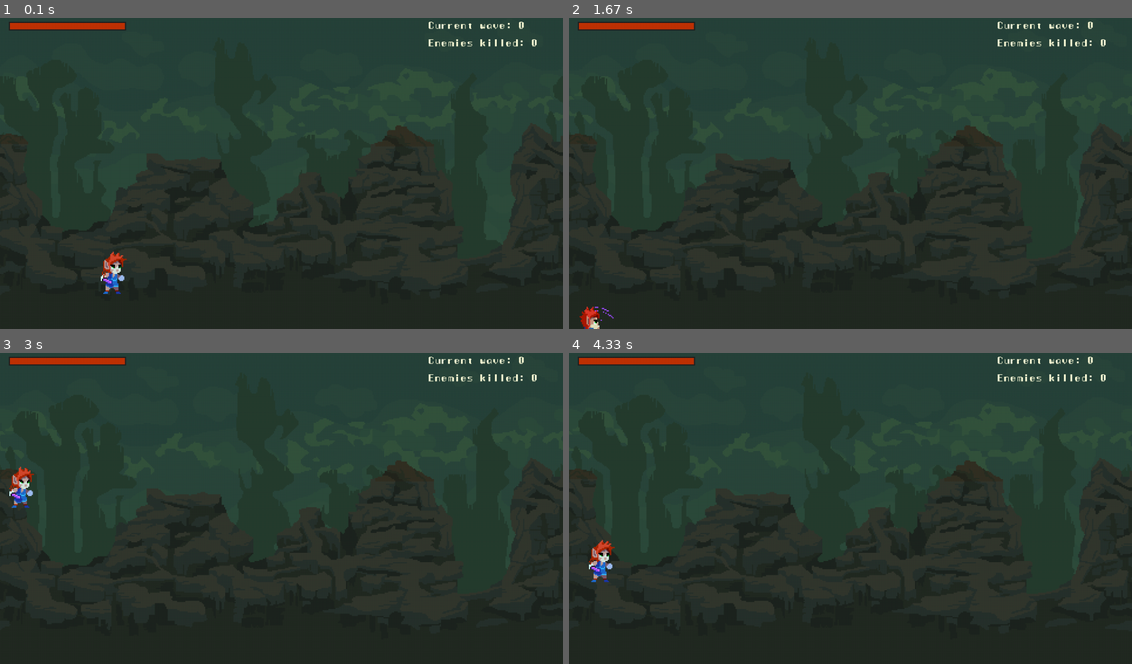
Above: before the commit, frames 1-4 (two rows, left to right).
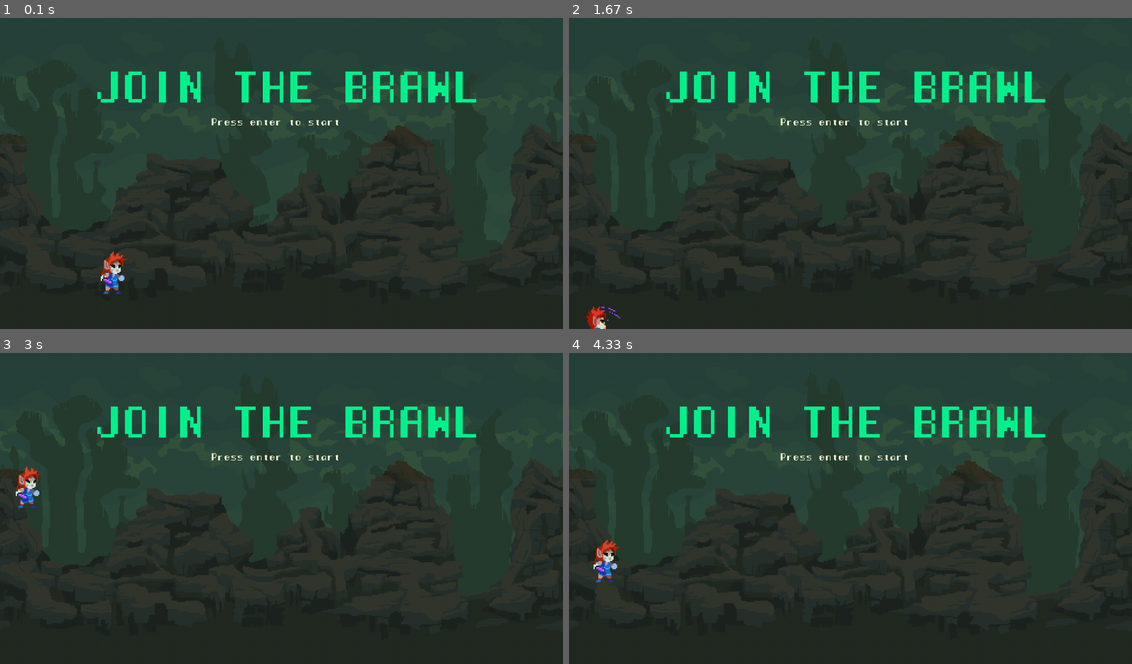
Above: after the commit, the same moments.

Repository: sabrunel/cavern-brawl-pygame
Game: pygame game, started from main.py
Same seed, same stepped clock (60 frames per second), same inputs: the game is played once before the commit and once after it.
Inputs:
- Up to frame 1 (0.1 s): no input
- Up to frame 2 (1.67 s): hold Q 0.33-0.87 s; tap D at 0.9 s; hold P from 1.23 s (still down)
- Up to frame 3 (3 s): release P at 1.77 s; tap Space at 1.8, 2.2, 2.5 s
- Up to frame 4 (4.33 s): tap Space at 3.1, 3.4, 3.53, 3.93, 4.23 s; tap D at 3.62 s

The runs differ from the first frame. In frame 1, 3.6% of the frame differs, in the area x 1-96%, y 1-35%; in frame 2, 3.9%; in frame 3, 4.1%, in the area x 1-96%, y 1-50%; in frame 4, 4.1%.

Commit message:
adding a cooldown to enemy damage and cleaning duplicated code

Diff:
--- a/enemy.py
+++ b/enemy.py
@@ -2,7 +2,6 @@
 import random
 
 # Settings and helper functions
-from settings import enemy_info
 from helper import draw_health_bar
 
 # Classes
@@ -10,31 +9,23 @@
 
 class Enemy(Fighter):
     def __init__(self, x, y, name, groups, attackable_sprites):
-        super().__init__(name, groups, attackable_sprites)
-
+        super().__init__(x, y, name, groups, attackable_sprites)
 
        # Characteristics
-        self.name = name
-        self.strength = enemy_info[self.name]["strength"]
-        self.max_hp = enemy_info[self.name]["max_hp"]
         self.hp = self.max_hp
         self.damage = self.strength + random.randint(-2,2)
 
-        # Movement
-        self.velocity = enemy_info[self.name]["velocity"]
-        self.direction = pygame.math.Vector2(0,0)
-
-        # Position and hitbox
-        self.start_pos = (x, y + enemy_info[self.name]["y_offset"])
-        self.rect.bottomleft = self.start_pos
-        self.hitbox = pygame.Rect((self.rect.left + enemy_info[self.name]["hitbox_left_offset"], self.rect.top + enemy_info[self.name]["hitbox_top_offset"]),enemy_info[self.name]["hitbox_size"])
-        self.player = attackable_sprites.sprite
-
         # Status
         self.can_attack = True
-        self.attack_time = 0
         self.attacking = False
         self.hit = False
+
+        # Attack cooldowns
+        self.attack_time = 0
+        self.damage_cooldown = 500
+
+        # Collision sprites
+        self.player = attackable_sprites.sprite
 
 
     def set_status(self):
@@ -45,12 +36,12 @@
             else:
                 self.action = 'Idle'
 
-            if self.can_attack and self.attacking:
+            if self.attacking:
                 self.action = 'Attack'
 
 
     def run(self):
-        self.hitbox.x += self.direction[0] * self.velocity
+        self.hurtbox.x += self.direction[0] * self.velocity
 
     def attack(self):
         self.attack_time = pygame.time.get_ticks()
@@ -58,52 +49,16 @@
         self.can_attack = False
 
     def check_direction(self): # enemies will move towards the player character
-        if self.hitbox.left > self.player.hitbox.right:
+        if self.hurtbox.left > self.player.hurtbox.right:
             self.direction[0] = -1
             self.faces_right = False
 
-        elif self.hitbox.right < self.player.hitbox.left:
+        elif self.hurtbox.right < self.player.hurtbox.left:
             self.direction[0] = 1
             self.faces_right = True
 
         else:
             self.direction[0] = 0
-
-
-    def animate(self):
-        # Move through the animation frames
-        if pygame.time.get_ticks() - self.update_time > self.animation_cooldown:
-            self.update_time = pygame.time.get_ticks()
-            self.frame_index += 1
-
-        # Make sure we don't go beyond the number of frames in the list
-        if self.frame_index >= len(self.animation_dict[self.action]):
-            if self.action == 'Death':
-                self.frame_index = len(self.animation_dict[self.action]) - 1
-                self.rect.size = (0,0)
-                self.hitbox.size = (0,0)
-
-            elif self.action == 'Hurt':
-                self.hit = False
-                self.frame_index = 0
-
-            elif self.action == 'Attack':
-                self.attacking = False
-                self.frame_index = 0
-
-            else:
-                self.frame_index = 0
-
-        image = self.animation_dict[self.action][self.frame_index]
-
-        if self.faces_right:
-            self.image = image
-            self.rect.left = self.hitbox.left - enemy_info[self.name]["hitbox_left_offset"]
-            self.rect.top = self.hitbox.top  - enemy_info[self.name]["hitbox_top_offset"]
-        else:
-            self.image = pygame.transform.flip(image, True, False)
-            self.rect.right = self.hitbox.right + enemy_info[self.name]["hitbox_left_offset"]
-            self.rect.top = self.hitbox.top - enemy_info[self.name]["hitbox_top_offset"]
 
     def draw_health(self, screen):
         if self.hp > 0:
@@ -111,7 +66,7 @@
 
             # Draw a rectangle with the desired dimensions for the healh tbar
             self.health_rect = pygame.Rect(0, 0, 50, 10)
-            self.health_rect.midbottom = self.hitbox.centerx, self.rect.bottom + 10
+            self.health_rect.midbottom = self.hurtbox.centerx, self.rect.bottom + 10
 
             # Draw the health bar on the surface
             draw_health_bar(screen, self.health_rect.bottomleft, self.health_rect.size, health_ratio)
--- a/fighter.py
+++ b/fighter.py
@@ -1,11 +1,11 @@
 import pygame
-from settings import character_animation_frames
+from settings import character_animation_frames, fighter_info
 
 
 
 # Fighter class
 class Fighter(pygame.sprite.Sprite):
-    def __init__(self, name, groups, attackable_sprites):
+    def __init__(self, x, y, name, groups, attackable_sprites):
         super().__init__(groups)
         self.name = name
 
@@ -17,6 +17,21 @@
 
         # Group setup
         self.attackable_sprites = attackable_sprites
+
+        # Core characteristics
+        self.strength = fighter_info[self.name]["strength"]
+        self.max_hp = fighter_info[self.name]["max_hp"]
+
+        # Movement
+        self.velocity = fighter_info[self.name]["velocity"]
+        self.direction = pygame.math.Vector2(0,0)
+
+        # Position and collisionboxes
+        self.start_pos = (x, y + fighter_info[self.name]["y_offset"])
+        self.rect.bottomleft = self.start_pos
+        self.hurtbox = pygame.Rect((self.rect.left + fighter_info[self.name]["hurtbox"][0], self.rect.top + fighter_info[self.name]["hurtbox"][1]),fighter_info[self.name]["hurtbox"][2])
+        self.hitbox = pygame.Rect((self.rect.left + fighter_info[self.name]["hitbox"][0], self.rect.top + fighter_info[self.name]["hitbox"][1]),fighter_info[self.name]["hitbox"][2])
+        self.faces_right = True
 
         # Creation time
         self.update_time = pygame.time.get_ticks()
@@ -47,3 +62,38 @@
         self.action = 'Death' # switch to death action
         self.frame_index = 0 # start at the beginning of the sequence
         self.update_time = pygame.time.get_ticks()
+        self.hurtbox.size = (0,0)
+        self.hitbox.size = (0,0)
+
+    def animate(self):
+            # Move through the animation frames
+            if pygame.time.get_ticks() - self.update_time > self.animation_cooldown:
+                self.update_time = pygame.time.get_ticks()
+                self.frame_index += 1
+
+            # Make sure we don't go beyond the number of frames in the list
+            if self.frame_index >= len(self.animation_dict[self.action]):
+                if self.action == 'Death':
+                    self.frame_index = len(self.animation_dict[self.action]) - 1
+
+                elif self.action == 'Hurt':
+                    self.hit = False
+                    self.frame_index = 0
+
+                else:
+                    self.frame_index = 0
+
+            image = self.animation_dict[self.action][self.frame_index]
+
+            if self.faces_right:
+                self.image = image
+                self.rect.left = self.hurtbox.left - fighter_info[self.name]["hurtbox"][0]
+                self.rect.top = self.hurtbox.top  - fighter_info[self.name]["hurtbox"][1]
+                self.hitbox.left = self.hurtbox.left + fighter_info[self.name]["hitbox"][0]
+                self.hitbox.top = self.hurtbox.top  + fighter_info[self.name]["hitbox"][1]
+            else:
+                self.image = pygame.transform.flip(image, True, False)
+                self.rect.right = self.hurtbox.right + fighter_info[self.name]["hurtbox"][0]
+                self.rect.top = self.hurtbox.top - fighter_info[self.name]["hurtbox"][1]
+                self.hitbox.right = self.hurtbox.right - fighter_info[self.name]["hitbox"][0]
+                self.hitbox.top = self.hurtbox.top + fighter_info[self.name]["hitbox"][1]
--- a/player.py
+++ b/player.py
@@ -2,7 +2,7 @@
 import random
 
 # Settings and helper functions
-from settings import PLAYER_MAX_HP, PLAYER_STRENGTH, GROUND_Y, WIDTH
+from settings import GROUND_Y, WIDTH
 from helper import draw_health_bar
 
 # Classes
@@ -11,26 +11,15 @@
 
 class Player(Fighter):
     def __init__(self, x, y, name, groups, attackable_sprites, collectible_sprites):
-        super().__init__(name, groups, attackable_sprites)
+        super().__init__(x, y, name, groups, attackable_sprites)
 
         # Characteristics
-        self.name = name
-        self.max_hp = PLAYER_MAX_HP
         self.hp = self.max_hp
-        self.strength = PLAYER_STRENGTH
         self.damage = self.strength + random.randint(-5,5)
 
-        # Movement
-        self.velocity = 6
+        # Vertical movement
         self.velocity_y = -20
         self.gravity = 0.9
-        self.direction = pygame.math.Vector2(0,0)
-        self.faces_right = True
-
-        # Position and hitbox
-        self.rect.bottomleft = (x,y)
-        self.hitbox = pygame.Rect((self.rect.left + 24, self.rect.top + 50), (42, 75))
-        self.attack_rect = pygame.Rect(self.hitbox.left, self.hitbox.top, self.hitbox.width * 2, self.hitbox.height)
 
         # Status
         self.jumping = False
@@ -39,7 +28,7 @@
         self.attack_time = 0
         self.hit = False
 
-        # Progress
+        # Collision sprites
         self.collectible_sprites = collectible_sprites
 
 
@@ -60,7 +49,7 @@
 
     def apply_gravity(self):
         self.direction[1] += self.gravity
-        self.hitbox.y += self.direction[1]
+        self.hurtbox.y += self.direction[1]
 
          # Check collision with the ground
         if self.rect.bottom >= GROUND_Y:
@@ -69,54 +58,22 @@
             self.direction[1] = 0
 
     def run(self):
-        self.hitbox.x += self.direction[0] * self.velocity
+        self.hurtbox.x += self.direction[0] * self.velocity
         # Make sure the characters stays on the screen
-        if self.hitbox.right >= WIDTH:
-          self.hitbox.right = WIDTH
+        if self.hurtbox.right >= WIDTH:
+          self.hurtbox.right = WIDTH
 
-        if self.hitbox.left <= 0:
-           self.hitbox.left = 0
+        if self.hurtbox.left <= 0:
+           self.hurtbox.left = 0
 
     def attack(self):
+        self.attack_time = pygame.time.get_ticks()
         self.attacking = True
-        self.attack_time = pygame.time.get_ticks()
+
 
     def jump(self):
         self.jumping = True
         self.direction[1] = self.velocity_y
-
-    def animate(self):
-        # Move through the animation frames
-        if pygame.time.get_ticks() - self.update_time > self.animation_cooldown:
-            self.update_time = pygame.time.get_ticks()
-            self.frame_index += 1
-
-        # Make sure we don't go beyond the number of frames in the list
-        if self.frame_index >= len(self.animation_dict[self.action]):
-            if self.action == 'Death':
-                self.frame_index = len(self.animation_dict[self.action]) - 1
-                self.hitbox.size = (0,0)
-
-            elif self.action == 'Hurt':
-                self.hit = False
-                self.frame_index = 0
-
-            else:
-                self.frame_index = 0
-
-        image = self.animation_dict[self.action][self.frame_index]
-
-        if self.faces_right:
-            self.image = image
-            self.rect.left = self.hitbox.left - 24
-            self.rect.top = self.hitbox.top - 50
-            self.attack_rect.topleft = self.hitbox.topleft
-        else:
-            self.image = pygame.transform.flip(image, True, False)
-            self.rect.right = self.hitbox.right + 24
-            self.rect.top = self.hitbox.top - 50
-            self.attack_rect.topright = self.hitbox.topright
-
 
     def draw_health(self, screen):
         # Calculate health ratio
--- a/settings.py
+++ b/settings.py
@@ -34,12 +34,11 @@
 
 # Game
 GROUND_Y = 480
-PLAYER_MAX_HP = 40
-PLAYER_STRENGTH = 8
 HEAL_EFFECT = 15
 
-enemy_info = {
-    "Bat": {"y_offset": -250, "strength": 6, "max_hp": 15, "velocity": 1, "hitbox_left_offset":0, "hitbox_top_offset":0, "hitbox_size": (64,64)},
-    "Monster": {"y_offset": -10,"strength": 6, "max_hp": 20, "velocity": 2, "hitbox_left_offset":0, "hitbox_top_offset":26, "hitbox_size": (46, 40)},
-    "PlagueDoctor": {"y_offset": -5,"strength": 7, "max_hp": 20, "velocity": 1, "hitbox_left_offset":10, "hitbox_top_offset":46, "hitbox_size": (52, 82)},
+fighter_info = {
+    "Hero": {"y_offset": 0, "strength": 8, "max_hp": 40, "velocity": 5, "hurtbox" : [24, 50, (42, 75)], "hitbox": [0, 0, (84 ,75)]},
+    "Bat": {"y_offset": -250, "strength": 6, "max_hp": 15, "velocity": 1, "hurtbox" : [0, 0, (64, 64)], "hitbox": [0, 0, (64, 64)]},
+    "Monster": {"y_offset": -10,"strength": 6, "max_hp": 20, "velocity": 2, "hurtbox" : [0, 26, (46, 40)], "hitbox": [32, 0, (30, 40)]},
+    "PlagueDoctor": {"y_offset": -5,"strength": 7, "max_hp": 20, "velocity": 1, "hurtbox" : [10, 46, (52, 82)], "hitbox": [45, 0, (45 , 82)]},
 }
--- a/stage.py
+++ b/stage.py
@@ -49,7 +49,7 @@
         # Stage status
         self.current_wave = 0
         self.killed_enemies = 0
-        self.outcome = 0
+        self.status = 'Idle'
 
         # Stage variables
         self.pickup_collectible_time = 0
@@ -95,18 +95,18 @@
     def player_input(self):
         keys = pygame.key.get_pressed()
 
-        if self.outcome != 0:
-
-            if keys[pygame.K_SPACE]:
+        if self.status != 'Combat':
+
+            if keys[pygame.K_RETURN]:
                 self.reset_stage()
 
-        else:
+        if self.status != 'Score':
             if keys[pygame.K_d]:
                 self.hero.direction[0] = 1
                 self.hero.faces_right = True
                 self.hero.run()
 
-                if self.scroll < WIDTH and self.hero.hitbox.right < WIDTH:
+                if self.scroll < WIDTH and self.hero.hurtbox.right < WIDTH:
                     self.scroll += 1
 
             elif keys[pygame.K_q]:
@@ -114,7 +114,7 @@
                 self.hero.faces_right = False
                 self.hero.run()
 
-                if self.scroll > 0 and self.hero.hitbox.left > 0:
+                if self.scroll > 0 and self.hero.hurtbox.left > 0:
                     self.scroll -= 1
 
             else:
@@ -125,42 +125,41 @@
 
             if keys[pygame.K_SPACE] and not self.hero.jumping:
                 self.hero.jump()
-
 
 
     def player_actions(self):
         if self.hero.alive:
             # Attack
-            for sprite in self.attackable_sprites:
-                if self.hero.attacking and not sprite.hit:
-                    if self.hero.attack_rect.colliderect(sprite.hitbox):
+            for enemy in self.attackable_sprites:
+                if self.hero.attacking and not enemy.hit:
+                    if self.hero.hitbox.colliderect(enemy.hurtbox):
 
                         # Deal damage to the enemy
-                        sprite.hit = True
-                        sprite.hp -= self.hero.damage
-                        #print('hit')
+                        enemy.hit = True
+                        enemy.hp -= self.hero.damage
+                        enemy.hurtbox.x -= enemy.direction[0] * 30 # adds a little push back
 
                         # Check if the target has died
-                        if sprite.hp < 1:
-                            sprite.hp = 0
-                            sprite.alive = False
+                        if enemy.hp < 1:
+                            enemy.hp = 0
+                            enemy.alive = False
+                            enemy.death()
                             self.killed_enemies += 1
-                            sprite.death()
 
                             # Generate health (20% chances)
                             self.generate_health()
 
                         # Run enemy hurt animation
                         else:
-                            sprite.hurt()
+                            enemy.hurt()
 
                             # Create the damage text
-                            CombatText(sprite.rect.centerx, sprite.rect.y, [self.active_sprites], self.text, str(self.hero.damage), HEALTH_RED)
+                            CombatText(enemy.rect.centerx, enemy.rect.y, [self.active_sprites], self.text, str(self.hero.damage), HEALTH_RED)
 
             # Pick up collectible
             if self.hero.can_pick_collectible:
                 for sprite in self.collectible_sprites:
-                    if sprite.rect.colliderect(self.hero.hitbox):
+                    if sprite.rect.colliderect(self.hero.hurtbox):
                         self.pickup_collectible_time = pygame.time.get_ticks()
                         self.hero.can_pick_collectible = False
 
@@ -180,25 +179,29 @@
 
     def enemy_actions(self):
         for enemy in self.attackable_sprites.sprites():
-            if enemy.rect.colliderect(self.hero.hitbox) and enemy.can_attack:
-                enemy.attack()
-
-                # Deal damage to player
-                self.hero.hit = True
-                self.hero.hp -= enemy.damage
-
-                # Check if the target has died
-                if self.hero.hp <= 0:
-                    self.hero.death()
-                    self.hero.alive = False
-                    self.outcome = -1
+            if enemy.hitbox.colliderect(self.hero.hurtbox):
+                if enemy.can_attack:
+                    enemy.attack()
+
+                if pygame.time.get_ticks() - enemy.attack_time > enemy.damage_cooldown and enemy.attacking:
+                    # Reset attack time
+                    enemy.attack_time = 0
+                    # Deal damage to player
+                    self.hero.hit = True
+                    self.hero.hp -= enemy.damage
+
+                    # Check if the target has died
+                    if self.hero.hp <= 0:
+                        self.hero.death()
+                        self.hero.alive = False
+                        self.status = 'Score'
 
                     # Run enemy hurt animation
-                else:
-                    self.hero.hurt()
-
-                    # Create the damage text
-                    CombatText(self.hero.rect.centerx, self.hero.rect.y, [self.active_sprites], self.text, str(enemy.damage), HEALTH_RED)
+                    else:
+                        self.hero.hurt()
+
+                        # Create the damage text
+                        CombatText(self.hero.rect.centerx, self.hero.rect.y, [self.active_sprites], self.text, str(enemy.damage), HEALTH_RED)
 
     def cooldowns(self):
         # Player attack cooldown
@@ -212,22 +215,23 @@
         # Enemy attack cooldown
         for enemy in self.attackable_sprites.sprites():
             if pygame.time.get_ticks() - enemy.attack_time >= self.enemy_attack_cooldown:
+                enemy.attacking = False
                 enemy.can_attack = True
 
 
-    def end_combat(self):
-            if self.outcome != 0:
-                draw_text(self.display_surface,'Press space to start again', self.text, TEXT_COLOR, 350, 180)
-                if self.outcome == -1:
-                    draw_text(self.display_surface,'DEFEAT', self.title, HEALTH_RED, 320, 100)
-
-                #if self.outcome == 1:
-                #   draw_text(self.display_surface,'VICTORY', self.title, HEALTH_GREEN, 300, 100)
+    def stage_status(self):
+            if self.status != 'Combat':
+                draw_text(self.display_surface,'Press enter to start', self.text, TEXT_COLOR, 360, 180)
+
+                if self.status == 'Idle':
+                   draw_text(self.display_surface,'JOIN THE BRAWL', self.title, HEALTH_GREEN, 160, 100)
+
+                if self.status == 'Score':
+                    draw_text(self.display_surface,'YOU DIED', self.title, HEALTH_RED, 300, 100)
 
     def reset_stage(self):
-
         # Reset stage state
-        self.outcome = 0
+        self.status = 'Combat'
         self.current_wave = 0
         self.killed_enemies = 0
 
@@ -243,7 +247,7 @@
 
         self.player_actions()
 
-        if self.outcome == 0:
+        if self.status == 'Combat':
             self.create_wave()
             self.enemy_actions()
 
@@ -252,21 +256,23 @@
         self.attackable_sprites.update()
         self.collectible_sprites.update()
         self.active_sprites.update()
-        self.end_combat()
+        self.stage_status()
 
 
     def draw(self):
+
         # Draw UI elements
-        draw_text(self.display_surface, f'Current wave: {self.current_wave}', self.text, TEXT_COLOR, 730, 15)
-        draw_text(self.display_surface, f'Enemies killed: {self.killed_enemies}', self.text, TEXT_COLOR, 730, 45)
-
-        self.hero.draw_health(self.display_surface)
+        if self.status == 'Combat':
+            draw_text(self.display_surface, f'Current wave: {self.current_wave}', self.text, TEXT_COLOR, 730, 15)
+            draw_text(self.display_surface, f'Enemies killed: {self.killed_enemies}', self.text, TEXT_COLOR, 730, 45)
+            self.hero.draw_health(self.display_surface)
+
+        # Draw fighters
+        self.hero_sprite.draw(self.display_surface)
+
+        self.attackable_sprites.draw(self.display_surface)
         for enemy in self.attackable_sprites.sprites():
             enemy.draw_health(self.display_surface)
-
-        # Draw fighters
-        self.attackable_sprites.draw(self.display_surface)
-        self.hero_sprite.draw(self.display_surface)
 
         # Draw collectibles
         self.collectible_sprites.draw(self.display_surface)
@@ -274,10 +280,13 @@
         # Draw other active sprites
         self.active_sprites.draw(self.display_surface)
 
-        # Draw hitboxes
-        #pygame.draw.rect(self.display_surface, "red", self.hero.hitbox, 2)
-        #for enemy in self.attackable_sprites.sprites():
-        #   pygame.draw.rect(self.display_surface, "red", enemy.hitbox, 2)
+        # Draw collisionboxes
+        # pygame.draw.rect(self.display_surface, "green", self.hero.hurtbox, 2)
+        # pygame.draw.rect(self.display_surface, "red", self.hero.hitbox, 2)
+        # for enemy in self.attackable_sprites.sprites():
+            # pygame.draw.rect(self.display_surface, "green", enemy.hurtbox, 2)
+            # pygame.draw.rect(self.display_surface, "red", enemy.hitbox, 2)
+
 
 
     def run(self):
